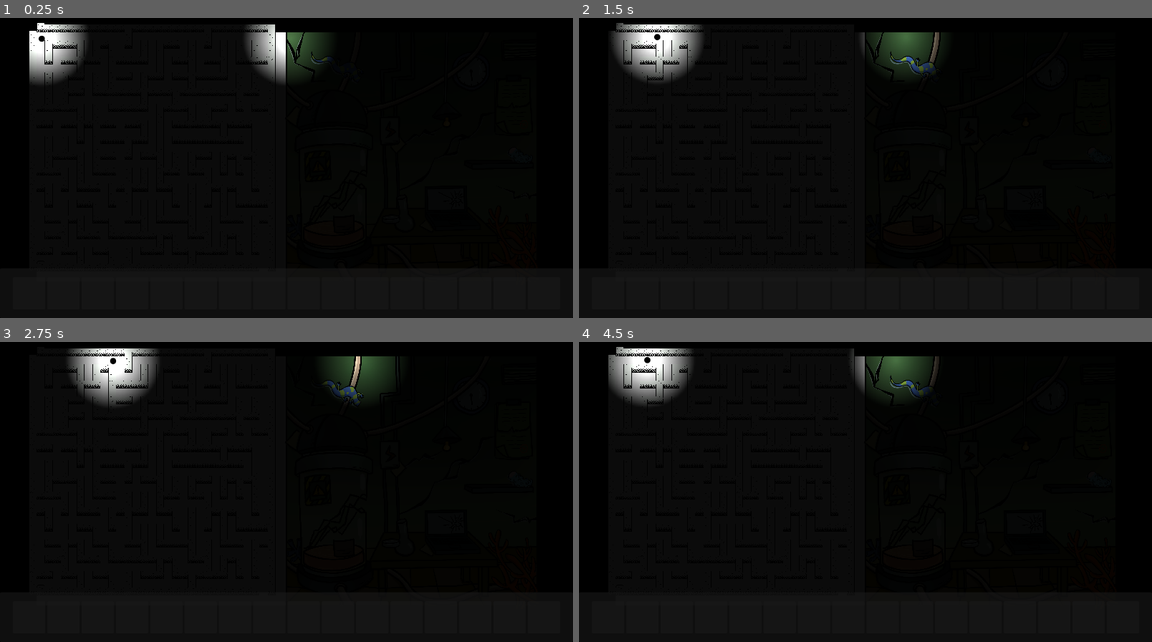
Above: before the commit, frames 1-4 (two rows, left to right).
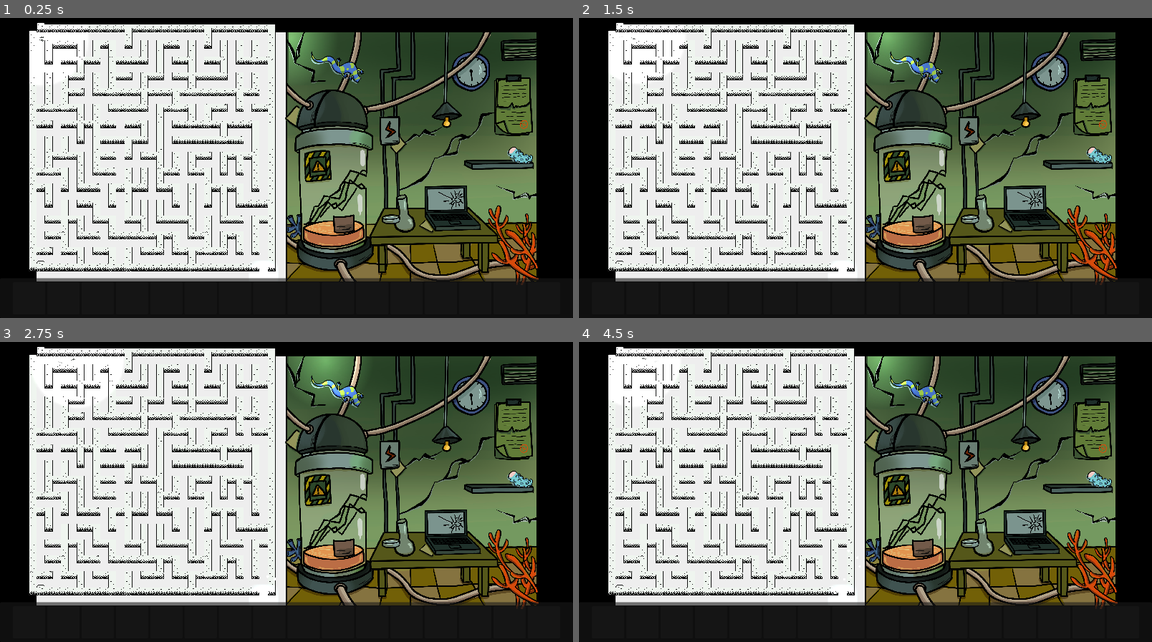
Above: after the commit, the same moments.

Repository: EAinsley/whispers
Game: Godot game, scene res://Scene/lab.tscn
The game is run twice, just before and just after one commit, with the same random seed, the same clock (stepped at 60 frames per second) and the same inputs. This scene is started directly instead of the project's main scene. The engine's default icon, where the game draws it, is replaced by a stand-in: a white triangle on a blue panel in a dark square. Sound files missing from this copy of the repository are replaced by a short silence.
Inputs (mouse positions are in pixels of both pictures, inside the frame that each line leads up to):
- Up to frame 1 (0.25 s): no input
- Up to frame 2 (1.5 s): tap Enter at 0.5 s; move the mouse to (607, 294) at 0.52 s; press the mouse at (607, 294) at 0.53 s; hold D (move_right) 0.53-1.28 s; move the mouse to (642, 294) at 1.27 s; release the mouse at (642, 294) at 1.28 s; hold S (move_down) from 1.28 s (still down); click (642, 294) at 1.35 s
- Up to frame 3 (2.75 s): tap Space at 2 s; move the mouse to (97, 618) at 2.02 s; release S (move_down) at 2.03 s; press the mouse at (97, 618) at 2.03 s; hold D (move_right) from 2.03 s (still down)
- Up to frame 4 (4.5 s): move the mouse to (710, 618) at 2.77 s; release D (move_right) at 2.78 s; release the mouse at (710, 618) at 2.78 s; hold W (move_up) 2.78-3.53 s; click (710, 618) at 2.85 s; tap Enter at 3.5 s; move the mouse to (745, 618) at 3.52 s; press the mouse at (745, 618) at 3.53 s; hold A (move_left) from 3.53 s (still down); move the mouse to (779, 618) at 4.27 s; release the mouse at (779, 618) at 4.28 s; click (779, 618) at 4.35 s

The runs differ from the first frame. In frame 1, 63% of the frame differs, in the area x 5-94%, y 2-90%; in frame 2, 63%, in the area x 5-94%, y 1-90%; in frame 3, 63%; in frame 4, 63%.

Commit message:
Add some sound

Diff:
--- a/Prefabs/collectables.gd
+++ b/Prefabs/collectables.gd
@@ -6,16 +6,24 @@
 var is_clickable := false
 var item_menu_scene: PackedScene = preload("res://Prefabs/item_information_menu.tscn")
 var diary_menu_scene: PackedScene = preload("res://Prefabs/diary_information_menu.tscn")
+@onready var nearby_sound: AudioStreamPlayer2D = %NearbySound
 
 func set_clickable(clickable):
 	is_clickable = clickable
+	if !nearby_sound.stream:
+		return
+
+	if is_clickable:
+		nearby_sound.play()
+	else:
+		nearby_sound.stop()
 
 
 func _on_input_event(_viewport: Node, event: InputEvent, _shape_idx: int) -> void:
 	if is_clickable and event.is_action_pressed("click"):
 		create_item_menu()
 		Inventory.add_item(item)
-		queue_free()
+		visible = false
 
 func create_item_menu() -> void:
 	if !item:
@@ -28,3 +36,12 @@
 		var diary_menu: DiaryInformationMenu = diary_menu_scene.instantiate()
 		get_tree().get_first_node_in_group("ui_layer").add_child(diary_menu)
 		diary_menu.set_item_onetime(item)
+
+
+
+func _on_nearby_sound_finished() -> void:
+	if !visible:
+		queue_free()
+		return
+	nearby_sound.pitch_scale = randf() + 0.5
+	nearby_sound.play()
--- a/Prefabs/collectables.tscn
+++ b/Prefabs/collectables.tscn
@@ -15,4 +15,9 @@
 [node name="CollisionShape2D" type="CollisionShape2D" parent="."]
 position = Vector2(1.5, 1)
 
+[node name="NearbySound" type="AudioStreamPlayer2D" parent="CollisionShape2D"]
+unique_name_in_owner = true
+position = Vector2(-1.5, -1)
+
 [connection signal="input_event" from="." to="." method="_on_input_event"]
+[connection signal="finished" from="CollisionShape2D/NearbySound" to="." method="_on_nearby_sound_finished"]
--- a/Prefabs/exit.tscn
+++ b/Prefabs/exit.tscn
@@ -1,19 +1,31 @@
-[gd_scene load_steps=5 format=3 uid="uid://pa7eifdq62v0"]
+[gd_scene load_steps=7 format=3 uid="uid://pa7eifdq62v0"]
 
 [ext_resource type="Script" path="res://Scripts/exit.gd" id="1_gmcqw"]
 [ext_resource type="Texture2D" uid="uid://cgy21fw3kaxch" path="res://Scene/main.tres" id="2_uhp81"]
 
 [sub_resource type="RectangleShape2D" id="RectangleShape2D_csdaf"]
 
+[sub_resource type="Curve" id="Curve_1rwml"]
+_data = [Vector2(0, 0), 0.0, 0.0, 0, 0, Vector2(1, 1), 0.0, 0.0, 0, 0]
+point_count = 2
+
+[sub_resource type="CurveTexture" id="CurveTexture_yfhif"]
+curve = SubResource("Curve_1rwml")
+
 [sub_resource type="ParticleProcessMaterial" id="ParticleProcessMaterial_g3f5k"]
 particle_flag_disable_z = true
-direction = Vector3(0, 0, 0)
+angle_min = -60.0
+angle_max = 60.0
+velocity_pivot = Vector3(0, -1, 0)
+direction = Vector3(0, -1, 0)
 spread = 90.0
-initial_velocity_min = 0.1
-initial_velocity_max = 0.5
-gravity = Vector3(0, -1, 0)
-scale_min = 0.1
-scale_max = 0.3
+initial_velocity_min = 10.0
+initial_velocity_max = 20.0
+damping_min = 5.0
+damping_max = 6.0
+scale_min = 3.0
+scale_max = 5.0
+emission_curve = SubResource("CurveTexture_yfhif")
 
 [node name="Exit" type="Area2D"]
 collision_layer = 0
@@ -23,10 +35,16 @@
 shape = SubResource("RectangleShape2D_csdaf")
 
 [node name="GPUParticles2D" type="GPUParticles2D" parent="."]
+amount = 10
 process_material = SubResource("ParticleProcessMaterial_g3f5k")
-texture = ExtResource("2_uhp81")
-lifetime = 3.0
+lifetime = 5.0
 
 [node name="PointLight2D" type="PointLight2D" parent="."]
+color = Color(0.4505, 0.81005, 0.85, 1)
+energy = 1.5
+range_layer_min = 1
+range_layer_max = 1
+texture = ExtResource("2_uhp81")
+texture_scale = 3.0
 
 [connection signal="body_entered" from="." to="." method="_on_body_entered"]
--- /dev/null
+++ b/Prefabs/feet_step.tscn
@@ -0,0 +1,21 @@
+[gd_scene load_steps=4 format=3 uid="uid://dsg6d0eks3ihj"]
+
+[ext_resource type="Texture2D" uid="uid://d7ulj5k0n1ae" path="res://Assets/Arts/Feet/left_feet.png" id="1_hwd6f"]
+[ext_resource type="Script" path="res://Scripts/feet_step.gd" id="2_8bt2c"]
+[ext_resource type="Texture2D" uid="uid://xk7rdo5n5ya7" path="res://Assets/Arts/Feet/right_feet.png" id="3_ho0eo"]
+
+[node name="FootSteps" type="Node2D"]
+scale = Vector2(0.04, 0.04)
+script = ExtResource("2_8bt2c")
+
+[node name="LeftStep" type="Sprite2D" parent="."]
+visible = false
+position = Vector2(1.78814e-07, -75)
+rotation = 1.54565
+texture = ExtResource("1_hwd6f")
+
+[node name="RightStep" type="Sprite2D" parent="."]
+visible = false
+position = Vector2(1.74623e-09, 75)
+rotation = 1.58685
+texture = ExtResource("3_ho0eo")
--- a/Prefabs/inventory.tscn
+++ b/Prefabs/inventory.tscn
@@ -8,12 +8,13 @@
 
 [node name="Inventory" type="Control" parent="."]
 z_index = 999
-custom_minimum_size = Vector2(0, 100)
+custom_minimum_size = Vector2(0, 80)
 layout_mode = 3
 anchors_preset = 12
 anchor_top = 1.0
 anchor_right = 1.0
 anchor_bottom = 1.0
+offset_top = -80.0
 grow_horizontal = 2
 grow_vertical = 0
 
--- a/Prefabs/player.gd
+++ b/Prefabs/player.gd
@@ -1,3 +1,4 @@
+class_name Player
 extends CharacterBody2D
 
 @export var move_speed := 200
@@ -6,6 +7,7 @@
 @onready var light_on_right: PointLight2D = $LightOnRight
 @onready var light_on_left: PointLight2D = $LightOnLeft
 @onready var detection_area_size: CollisionShape2D = $LightOnRight/DetectionArea/DetectionAreaSize
+@onready var ear: AudioListener2D = $LightOnRight/Ear
 
 func _ready() -> void:
 	light_on_right.position.x = light_on_left.position.x + (500)
@@ -14,6 +16,7 @@
 	light_on_right.texture_scale = float(light_radius)/32.
 
 	detection_area_size.shape.radius = light_radius
+	ear.make_current()
 
 
 func _physics_process(_delta: float) -> void:
--- a/Prefabs/player.tscn
+++ b/Prefabs/player.tscn
@@ -1,6 +1,8 @@
-[gd_scene load_steps=8 format=3 uid="uid://ca8oagds2fn3p"]
+[gd_scene load_steps=10 format=3 uid="uid://ca8oagds2fn3p"]
 
 [ext_resource type="Script" path="res://Prefabs/player.gd" id="1_hdf4t"]
+[ext_resource type="Script" path="res://Scripts/feet.gd" id="2_8qqh1"]
+[ext_resource type="PackedScene" uid="uid://dsg6d0eks3ihj" path="res://Prefabs/feet_step.tscn" id="3_dw4rp"]
 
 [sub_resource type="Gradient" id="Gradient_usky8"]
 offsets = PackedFloat32Array(0, 0.545455, 0.623377, 1)
@@ -32,6 +34,7 @@
 script = ExtResource("1_hdf4t")
 
 [node name="PlayerVisual" type="TextureRect" parent="."]
+visible = false
 light_mask = 2
 visibility_layer = 2
 anchors_preset = 8
@@ -71,8 +74,21 @@
 [node name="DetectionAreaSize" type="CollisionShape2D" parent="LightOnRight/DetectionArea"]
 shape = SubResource("CircleShape2D_bgtyi")
 
+[node name="Ear" type="AudioListener2D" parent="LightOnRight"]
+
 [node name="CollisionShape2D" type="CollisionShape2D" parent="."]
 shape = SubResource("CircleShape2D_lp4m5")
 
+[node name="Feet" type="Node2D" parent="."]
+script = ExtResource("2_8qqh1")
+
+[node name="Timer" type="Timer" parent="Feet"]
+wait_time = 0.5
+autostart = true
+
+[node name="FootSteps" parent="Feet" instance=ExtResource("3_dw4rp")]
+is_transiant = false
+
 [connection signal="body_entered" from="LightOnRight/DetectionArea" to="." method="_on_detection_area_body_entered"]
 [connection signal="body_exited" from="LightOnRight/DetectionArea" to="." method="_on_detection_area_body_exited"]
+[connection signal="timeout" from="Feet/Timer" to="Feet" method="_on_timer_timeout"]
--- a/Scene/lab.tscn
+++ b/Scene/lab.tscn
@@ -7,9 +7,12 @@
 [ext_resource type="Texture2D" uid="uid://11jhro0ofvow" path="res://Assets/Arts/Scene_Lab/Lab_item01.png" id="5_0627t"]
 [ext_resource type="Script" path="res://Resources/item_resource.gd" id="5_cf7mm"]
 [ext_resource type="Texture2D" uid="uid://cwfpa2s1h5g1f" path="res://Assets/Arts/Scene_Lab/Scene_Lab01.png" id="7_jwlit"]
+[ext_resource type="AudioStream" uid="uid://c10mtvilakv0j" path="res://Assets/Sounds/SFX/coral.wav" id="8_fxtfl"]
 [ext_resource type="Texture2D" uid="uid://c10p4kjybv1pe" path="res://Assets/Arts/Scene_Lab/Lab_item03.png" id="8_i14k0"]
 [ext_resource type="Texture2D" uid="uid://cxqe467mnv305" path="res://Assets/Arts/Scene_Lab/Lab_item04.png" id="8_ql3pf"]
+[ext_resource type="AudioStream" uid="uid://tygrfjokb6jw" path="res://Assets/Sounds/SFX/lizard.wav" id="9_5e37q"]
 [ext_resource type="Texture2D" uid="uid://copk5w1m4ynhv" path="res://Assets/Arts/Scene_Lab/Lab_item02.png" id="9_hn2js"]
+[ext_resource type="AudioStream" uid="uid://ci3xe6uhomwsq" path="res://Assets/Sounds/SFX/glass_bottle.wav" id="11_q7vt0"]
 [ext_resource type="Texture2D" uid="uid://drbd53s4haski" path="res://Assets/Arts/Scene_Lab/Lab_item05_1.png" id="11_r11ew"]
 [ext_resource type="Texture2D" uid="uid://c1r8mtbvvmk6c" path="res://Assets/Arts/Scene_Lab/Lab_item05_5.png" id="12_665f8"]
 [ext_resource type="Texture2D" uid="uid://cf6gdkmssl84v" path="res://Assets/Arts/Scene_Lab/Lab_item05_3.png" id="13_462kj"]
@@ -106,9 +109,6 @@
 
 [node name="Control" instance=ExtResource("1_v3o7s")]
 
-[node name="CanvasModulate" parent="GameLayer" index="0"]
-visible = true
-
 [node name="MazeGenerator" parent="GameLayer/MarginalContainer/VSeparator/LeftScene" index="0"]
 next_level = ExtResource("2_yr4eb")
 
@@ -145,6 +145,9 @@
 position = Vector2(26, 36)
 shape = SubResource("RectangleShape2D_cfc6k")
 
+[node name="NearbySound" parent="GameLayer/Collectables/ExplicitCollectables/Collectables4/CollisionShape2D" index="0"]
+stream = ExtResource("8_fxtfl")
+
 [node name="Collectables3" parent="GameLayer/Collectables/ExplicitCollectables" index="1" instance=ExtResource("3_b5bwg")]
 position = Vector2(677, 127)
 item = SubResource("Resource_c6xbm")
@@ -160,6 +163,10 @@
 rotation = 0.435985
 shape = SubResource("RectangleShape2D_scj24")
 
+[node name="NearbySound" parent="GameLayer/Collectables/ExplicitCollectables/Collectables3/CollisionShape2D" index="0"]
+stream = ExtResource("9_5e37q")
+max_distance = 500.0
+
 [node name="Collectables2" parent="GameLayer/Collectables/ExplicitCollectables" index="2" instance=ExtResource("3_b5bwg")]
 position = Vector2(1032, 314)
 item = SubResource("Resource_5plfh")
@@ -187,6 +194,9 @@
 [node name="CollisionShape2D" parent="GameLayer/Collectables/ExplicitCollectables/Collectables1" index="1"]
 position = Vector2(-5.5, -9)
 shape = SubResource("RectangleShape2D_8wjs3")
+
+[node name="NearbySound" parent="GameLayer/Collectables/ExplicitCollectables/Collectables1/CollisionShape2D" index="0"]
+stream = ExtResource("11_q7vt0")
 
 [node name="InexplicitCollectables" type="Node2D" parent="GameLayer/Collectables" index="1"]
 
--- a/Scene/level_template.tscn
+++ b/Scene/level_template.tscn
@@ -1,8 +1,11 @@
-[gd_scene load_steps=4 format=3 uid="uid://cvd7rwpd43gau"]
+[gd_scene load_steps=5 format=3 uid="uid://cvd7rwpd43gau"]
 
 [ext_resource type="PackedScene" uid="uid://drrqmt5bj4a7g" path="res://Prefabs/maze_generator.tscn" id="1_h3227"]
 [ext_resource type="PackedScene" uid="uid://cboavjy5ve3m" path="res://Scene/sandbox.tscn" id="2_u7rd0"]
 [ext_resource type="PackedScene" uid="uid://ca8oagds2fn3p" path="res://Prefabs/player.tscn" id="4_moby3"]
+
+[sub_resource type="OccluderPolygon2D" id="OccluderPolygon2D_5khwu"]
+polygon = PackedVector2Array(570, 0, 570, 650, 580, 650, 580, 0)
 
 [node name="Control" type="Control"]
 layout_mode = 3
@@ -60,8 +63,11 @@
 [node name="player" parent="GameLayer" instance=ExtResource("4_moby3")]
 position = Vector2(83, 84)
 collision_mask = 4
-move_speed = 100
+move_speed = 50
 light_radius = 100
+
+[node name="LightOccluder2D" type="LightOccluder2D" parent="GameLayer"]
+occluder = SubResource("OccluderPolygon2D_5khwu")
 
 [node name="UILayer" type="CanvasLayer" parent="." groups=["ui_layer"]]
 layer = 2
--- a/Scene/main.tres
+++ b/Scene/main.tres
@@ -1,12 +1,12 @@
 [gd_resource type="GradientTexture2D" load_steps=2 format=3 uid="uid://cgy21fw3kaxch"]
 
 [sub_resource type="Gradient" id="Gradient_kwof0"]
-offsets = PackedFloat32Array(0, 0.623377, 0.87013)
-colors = PackedColorArray(1, 1, 1, 1, 1, 1, 1, 0, 0, 0, 0, 0)
+offsets = PackedFloat32Array(0, 0.805195, 1)
+colors = PackedColorArray(1, 1, 1, 1, 0.194805, 0.194805, 0.194805, 0.194805, 0, 0, 0, 0)
 
 [resource]
 gradient = SubResource("Gradient_kwof0")
-width = 4
-height = 4
+width = 20
+height = 20
 fill = 1
 fill_from = Vector2(0.5, 0.5)
--- /dev/null
+++ b/Scripts/feet.gd
@@ -0,0 +1,39 @@
+extends Node2D
+
+var is_left: = true
+
+var feet_step_scene = preload("res://Prefabs/feet_step.tscn")
+@onready var parent: Player = get_parent()
+@onready var timer: Timer = $Timer
+@onready var foot_steps: Node2D = $FootSteps
+
+var last_rotation: float = 0.
+
+func step() -> void:
+	var foot_step: Node2D = feet_step_scene.instantiate()
+	get_tree().get_first_node_in_group("game_layer").add_child(foot_step)
+	foot_step.is_left = is_left
+	foot_step.global_position = parent.global_position
+	rotation = parent.velocity.angle()
+	foot_step.rotation = rotation
+
+	is_left = !is_left
+
+func _process(delta: float) -> void:
+	if (timer.is_stopped() and
+		(Input.is_action_pressed("move_up") or Input.is_action_pressed("move_down")
+		or Input.is_action_pressed("move_left") or Input.is_action_pressed("move_right"))):
+		step()
+		foot_steps.visible = false
+		timer.start()
+
+
+func _on_timer_timeout() -> void:
+	if parent.velocity.length_squared() > 0.04:
+		if foot_steps.visible:
+			foot_steps.visible = false
+		step()
+	else:
+		if !foot_steps.visible:
+			foot_steps.visible = true
+		timer.stop()
--- /dev/null
+++ b/Scripts/feet_step.gd
@@ -0,0 +1,27 @@
+extends Node2D
+@onready var left_step: Sprite2D = $LeftStep
+@onready var right_step: Sprite2D = $RightStep
+
+@export var is_transiant := true
+var duration := 10.
+var time = 0.
+var is_left : bool :
+	set(value):
+		is_left = value
+		if is_left:
+			left_step.visible = true
+		else:
+			right_step.visible = true
+
+func _ready() -> void:
+	if !is_transiant:
+		left_step.visible = true
+		right_step.visible = true
+
+func _process(delta: float) -> void:
+	if !is_transiant:
+		return
+	time += delta / duration
+	modulate = modulate.lerp(Color(1, 1, 1, 0), time)
+	if time > 1. :
+		queue_free()
Binary file added: Assets/Arts/Feet/left_feet.png
Not shown, added: Assets/Arts/Feet/left_feet.png.import
Binary file added: Assets/Arts/Feet/right_feet.png
Not shown, added: Assets/Arts/Feet/right_feet.png.import
Not shown, added: Assets/Sounds/SFX/coral.wav.import
Not shown, added: Assets/Sounds/SFX/glass_bottle.wav.import
Not shown, added: Assets/Sounds/SFX/lizard.wav.import
Not shown: 1 places in Scene/lab.tscn that only renumber resources
Not shown, added: Assets/Sounds/SFX/coral.wav
Not shown, added: Assets/Sounds/SFX/glass_bottle.wav
Not shown, added: Assets/Sounds/SFX/lizard.wav
